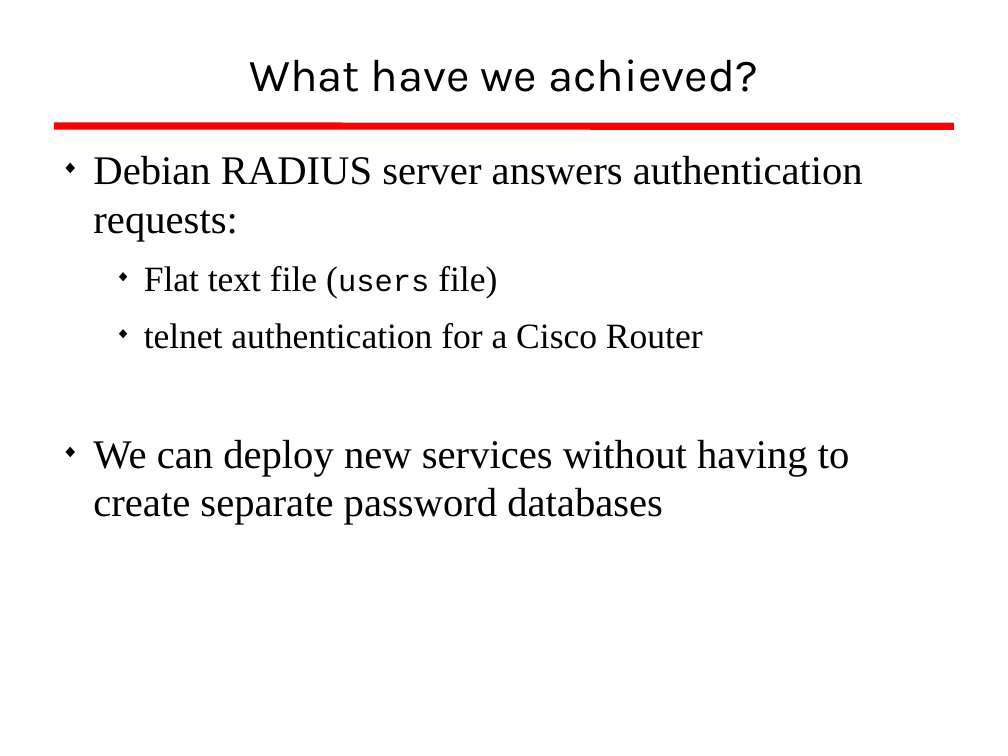
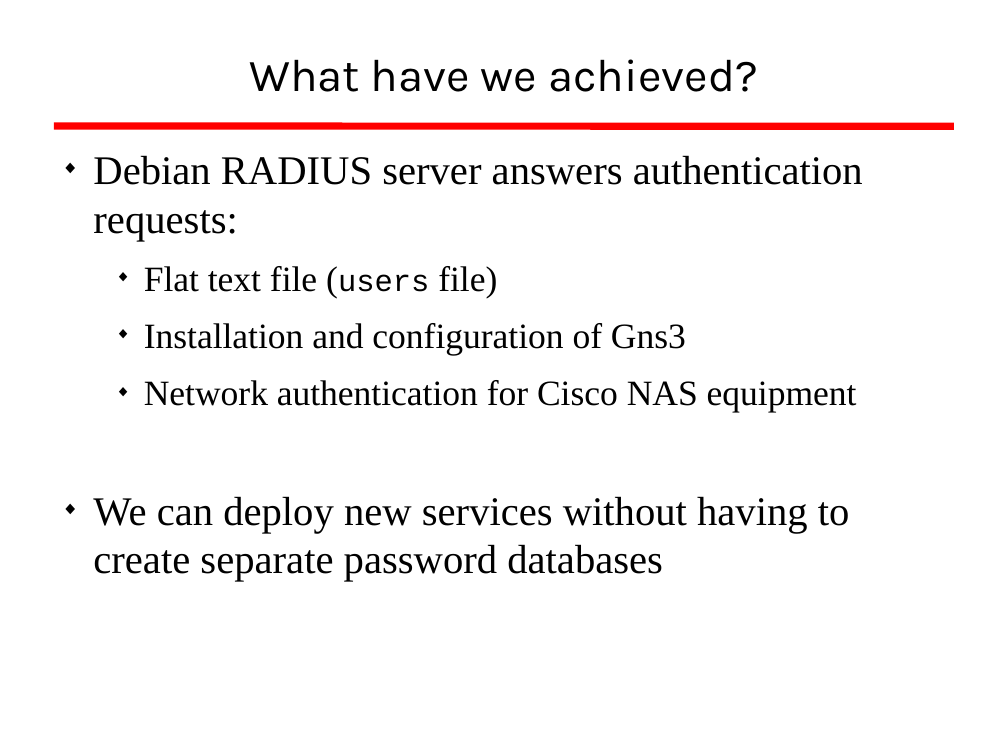
Before and after one commit to afnog/afnog.github.io, a slide deck: slide 72 of sse/radius/radius_presentation.ppt (slide 53 before the commit). Drawn at 1008x756 pixels with LibreOffice and Linux fonts; fonts in the diff are those of the drawing; background and template pictures are left out. Boxes give left, top, right and bottom in pixels: in the first picture for what was removed or moved away, otherwise in the second. Text is boxed around its words. In the diff, an @@ line names an element or a change of style, - is before the commit and + after.

```diff
--- a/sse/radius/radius_presentation.ppt
+++ b/sse/radius/radius_presentation.ppt
@@ text at (144,323,857,412): text changed @@
-  ◆ telnet authentication for a Cisco Router
+  ◆ Installation and configuration of Gns3
+  ◆ Network authentication for Cisco NAS equipment
```
Also in this commit, not shown: 4 other slides changed, 35 slides added, 16 slides removed.
